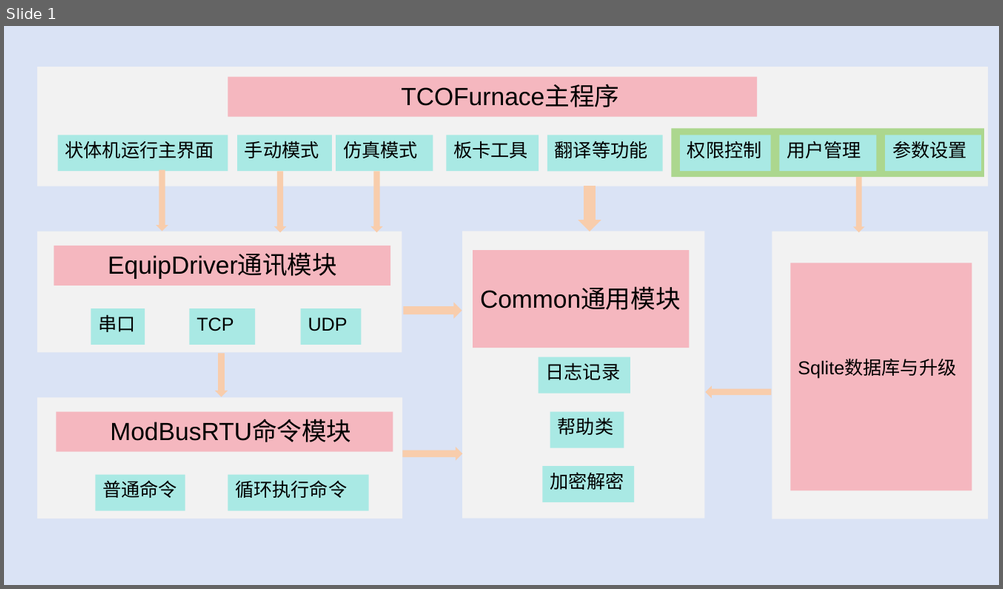
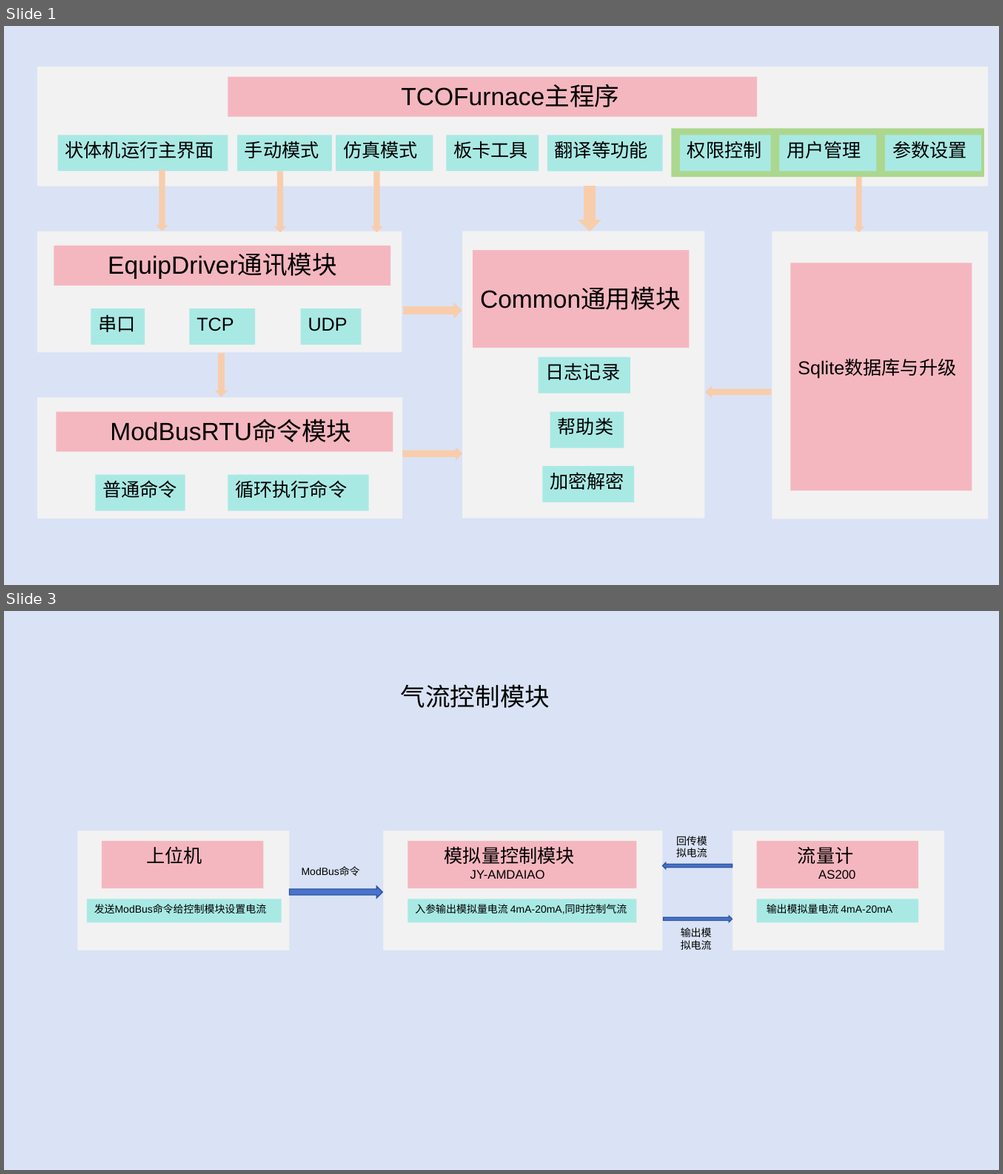
Before and after one commit to xzb0228/TCOFurnace, a slide deck: TCOFurnace/Files/TCOFurnace架构.pptx. Shown one above the other, each under a label of ours: slide 1 before the commit, slides 1 and 3 after it; the slides between them are not shown. The pictures are 1003x589 and 1003x1174 pixels, drawn with LibreOffice and Linux fonts; fonts in the diff are those of the drawing. Boxes give left, top, right and bottom in pixels: in the first picture for what was removed or moved away, otherwise in the second. Text is boxed around its words. In the diff, an @@ line names an element or a change of style, - is before the commit and + after.

```diff
--- a/TCOFurnace/Files/TCOFurnace架构.pptx
+++ b/TCOFurnace/Files/TCOFurnace架构.pptx
@@ slide 3 added at box(4, 611, 999, 1170), background #DAE3F5 @@
@@ text added at box(401, 684, 550, 708), 24 pt, text #000000 @@
+气流控制模块
@@ rectangle added at box(77, 831, 289, 951), fill #F2F2F2 @@
@@ rectangle added at box(383, 831, 662, 951), fill #F2F2F2 @@
@@ rectangle added at box(732, 831, 944, 951), fill #F2F2F2 @@
@@ rectangle added at box(102, 841, 264, 889), fill #F5B7BF, 18 pt, text #000000 @@
+上位机
@@ rectangle added at box(407, 841, 637, 889), fill #F5B7BF, 12 pt, text #000000 @@
+模拟量控制模块
+JY-AMDAIAO
@@ text added at box(676, 836, 707, 857), 10 pt, text #000000 @@
+回传模
+拟电流
@@ rectangle added at box(757, 841, 919, 889), fill #F5B7BF, 12 pt, text #000000 @@
+流量计
+AS200
@@ text added at box(301, 867, 360, 876), 10 pt, text #000000 @@
+ModBus命令
@@ left arrow added at box(662, 863, 731, 869), fill #4874CB, outline #2E54A1 1 pt @@
@@ rectangle added at box(87, 899, 282, 923), fill #A9E9E4, 10 pt, text #000000 @@
+发送ModBus命令给控制模块设置电流
@@ right arrow added at box(290, 886, 383, 898), fill #4874CB, outline #2E54A1 1 pt @@
@@ rectangle added at box(407, 899, 637, 923), fill #A9E9E4, 10 pt, text #000000 @@
+入参输出模拟量电流 4mA-20mA,同时控制气流
@@ rectangle added at box(757, 899, 919, 923), fill #A9E9E4, 10 pt, text #000000 @@
+输出模拟量电流 4mA-20mA
@@ right arrow added at box(663, 916, 732, 922), fill #4874CB, outline #2E54A1 1 pt @@
@@ text added at box(680, 928, 711, 950), 10 pt, text #000000 @@
+输出模
+拟电流
```
Also in this commit, not shown: 2 other slides added, 2 other files.
